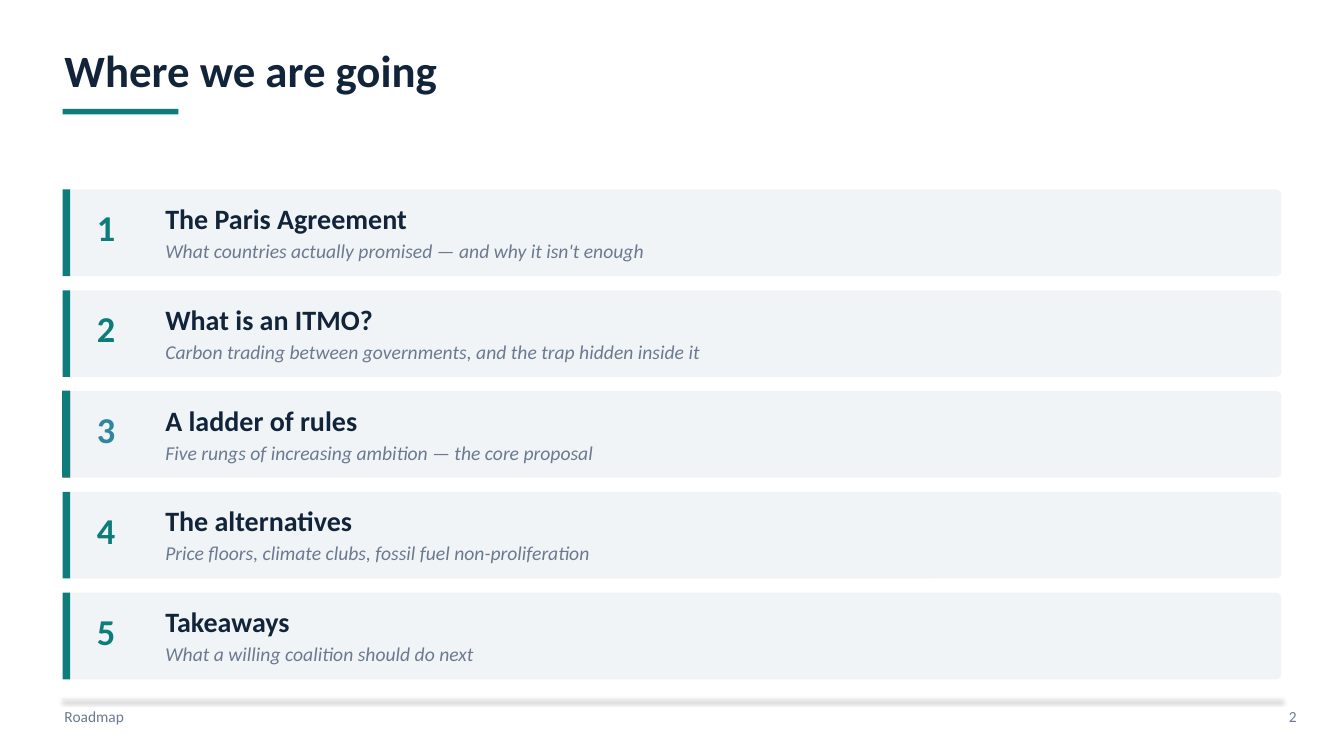
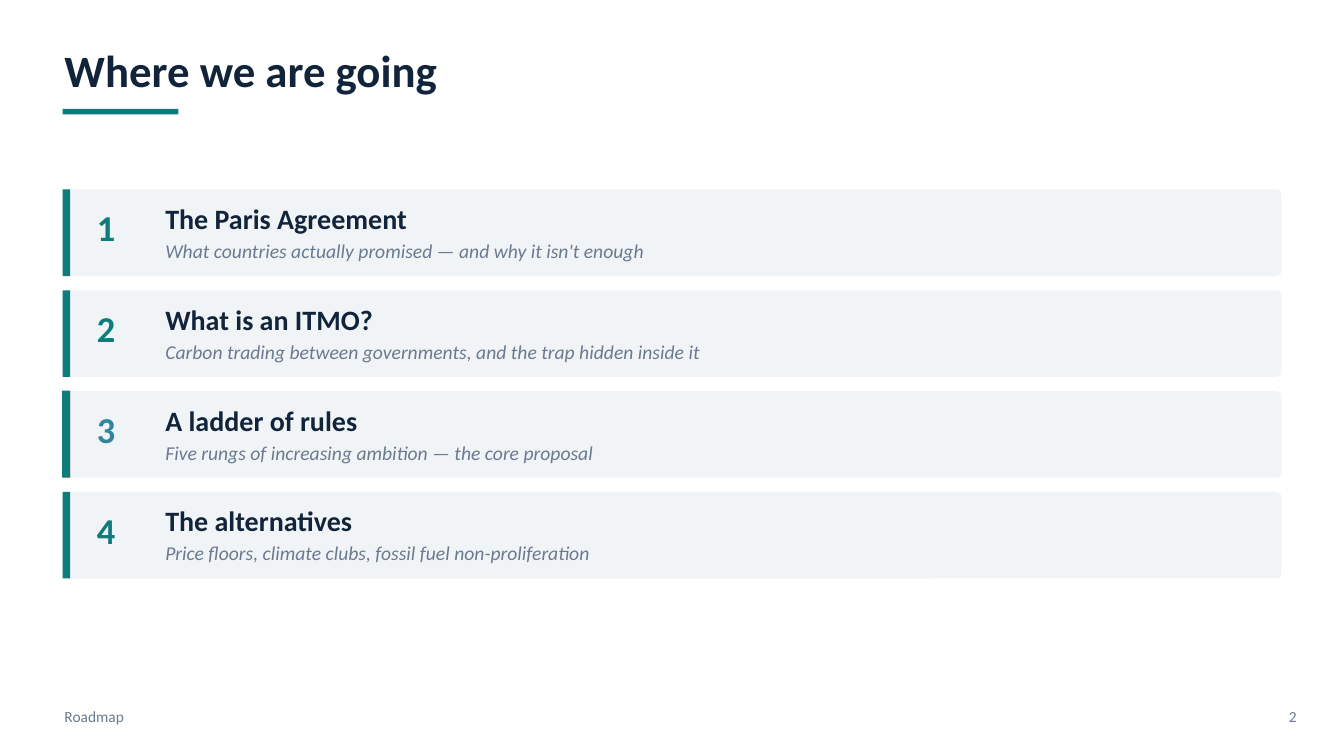
Before and after one commit to bixiou/global_tax_attitudes, a slide deck: slide 2 of presentations/itmo_rules.pptx. Drawn at 1344x756 pixels with LibreOffice and Linux fonts; fonts in the diff are those of the drawing. Boxes give left, top, right and bottom in pixels: in the first picture for what was removed or moved away, otherwise in the second. Text is boxed around its words. In the diff, an @@ line names an element or a change of style, - is before the commit and + after.

```diff
--- a/presentations/itmo_rules.pptx
+++ b/presentations/itmo_rules.pptx
@@ rounded rectangle removed at <box>63,593,1281,680</box> @@
@@ rectangle removed at <box>63,593,70,680</box> @@
@@ text removed at <box>97,621,115,646</box> @@
-5
@@ text removed at <box>165,612,289,637</box> @@
-Takeaways
@@ text removed at <box>165,647,473,665</box> @@
-What a willing coalition should do next
@@ line removed from (63, 700) to (1281, 700) @@
```
Also in this commit, not shown: 4 other slides changed, 3 other files.
